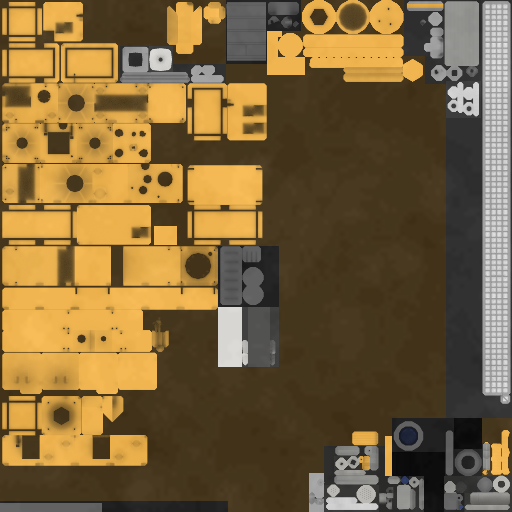
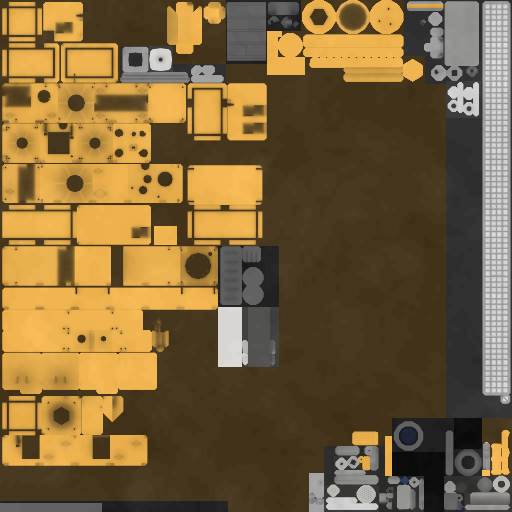
Before/after of a 512x512 layered artwork. What changed in the layer stack:
painted on "AO" over (363, 432, 490, 476)
